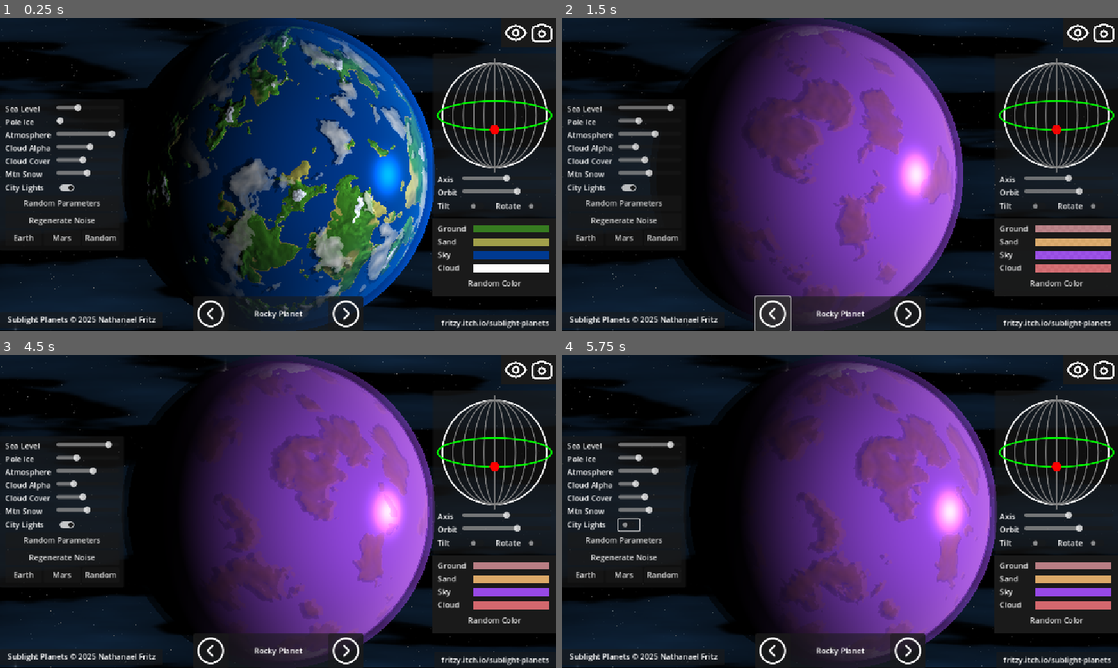
Above: before the commit, frames 1-4 (two rows, left to right).
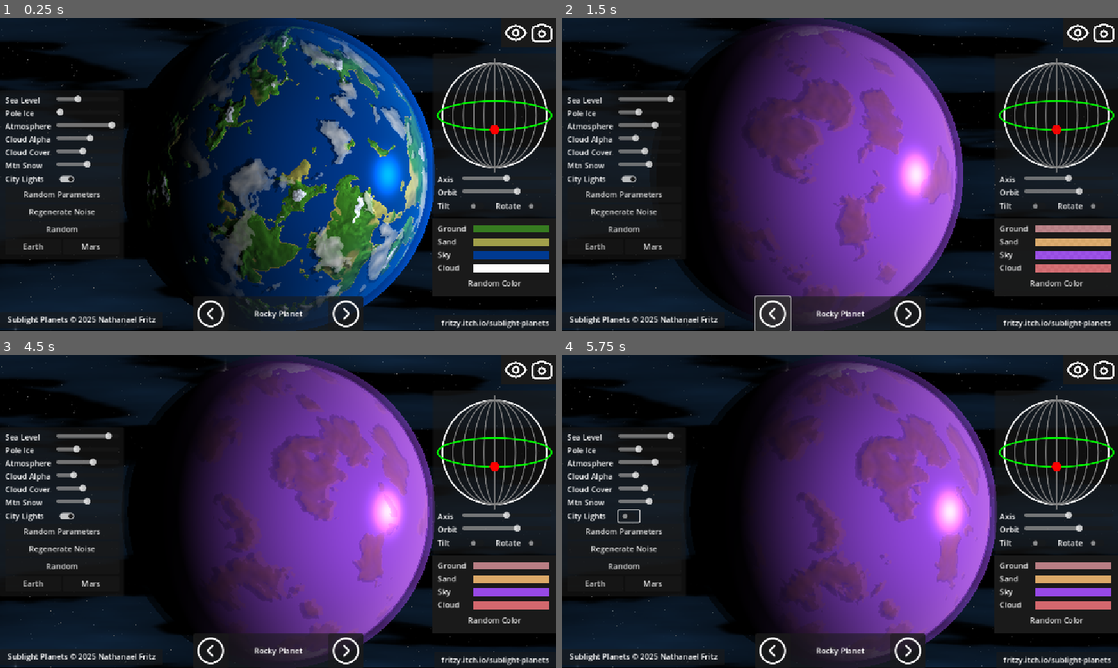
Above: after the commit, the same moments.

Repository: fritzy/sublight-planets
Game: Godot game, scene res://scenes/planet_toy/planet_toy.tscn
The game is run twice, just before and just after one commit, with the same random seed, the same clock (stepped at 60 frames per second) and the same inputs.
Inputs (mouse positions are in pixels of both pictures, inside the frame that each line leads up to; where the layout moved, square brackets give the same spot in the first picture):
- Up to frame 1 (0.25 s): no input
- Up to frame 2 (1.5 s): click "Random" at 0.5 s; click (773, 312) at 1.25 s
- Up to frame 3 (4.5 s): click (344, 649) at 2 s; click (517, 370) at 2.75 s; click (539, 370) at 3.5 s; click (517, 370) at 4.25 s
- Up to frame 4 (5.75 s): click (628, 514) [628, 524] at 5 s

The runs differ from the first frame. In frame 1, 3.6% of the frame differs, in the area x 1-77%, y 3-94%; in frame 2, 3.2%; in frame 3, 3.3%; in frame 4, 3.2%.

Commit message:
keep planets loaded

Diff:
--- a/scenes/celestials/base_celestial_ui.gd
+++ b/scenes/celestials/base_celestial_ui.gd
@@ -9,11 +9,11 @@
 var button_map: Dictionary[BaseButton, Variant] = {}
 
 func _ready() -> void:
+	await get_tree().process_frame
 	_connect_parameter_inputs()
 	_connect_buttons()
 
 func handle_updated_shader_parameters(parameters: Dictionary[StringName, Variant]) -> void:
-	print("shader parameters mass update")
 	for pname in parameters:
 		if not parameter_map.has(pname):
 			continue
--- a/scenes/celestials/gas_giant/gas_giant2.tscn
+++ b/scenes/celestials/gas_giant/gas_giant2.tscn
@@ -40,7 +40,7 @@
 shader_parameter/gas3_texture = ExtResource("2_l2fnt")
 shader_parameter/gas4_texture = ExtResource("3_6cvkf")
 shader_parameter/gas_gradient = ExtResource("5_ptt44")
-shader_parameter/intensity = 0.091
+shader_parameter/intensity = 0.4
 shader_parameter/planet_radius = 0.74
 shader_parameter/sun_pos = Vector2(0.65, 0.5)
 shader_parameter/convexity = 1.0
--- a/scenes/celestials/rocky_planet/rocky_planet.gd
+++ b/scenes/celestials/rocky_planet/rocky_planet.gd
@@ -145,9 +145,8 @@
 	regenerate_clouds()
 	update_inputs()
 
-func regenerate(new_seed: bool = false) -> void:
-	if new_seed:
-		texture_seed = randi()
+func regenerate() -> void:
+	texture_seed = randi()
 	regenerate_ground()
 	regenerate_desert()
 	regenerate_clouds()
@@ -192,7 +191,7 @@
 	}
 	set_shader_values(values)
 	update_inputs()
-	regenerate(true)
+	regenerate()
 
 func generate_mars() -> void:
 	var values := {
@@ -213,12 +212,12 @@
 	}
 	set_shader_values(values)
 	update_inputs()
-	regenerate(true)
+	regenerate()
 
 func generate_random() -> void:
 	randomize_params()
 	randomize_colors()
-	regenerate(true)
+	regenerate()
 
 func set_shader_values(values: Dictionary) -> void:
 	for param in values:
--- a/scenes/celestials/rocky_planet/rocky_planet_ui.gd
+++ b/scenes/celestials/rocky_planet/rocky_planet_ui.gd
@@ -28,6 +28,7 @@
 		%EarthButton: &"generate_earth",
 		%MarsButton: &"generate_mars",
 		%RandomButton: &"generate_random",
+		%ResetButton: &"regenerate",
 		%RandParamsButton: &"randomize_params",
 		%RandColorButton: &"randomize_colors",
 	}
--- a/scenes/celestials/rocky_planet/rocky_planet_ui.tscn
+++ b/scenes/celestials/rocky_planet/rocky_planet_ui.tscn
@@ -152,6 +152,12 @@
 layout_mode = 2
 text = "Regenerate Noise"
 
+[node name="RandomButton" type="Button" parent="ParamPanel/MarginContainer/VBoxContainer"]
+unique_name_in_owner = true
+layout_mode = 2
+size_flags_horizontal = 3
+text = "Random"
+
 [node name="HBoxContainer" type="HBoxContainer" parent="ParamPanel/MarginContainer/VBoxContainer"]
 layout_mode = 2
 
@@ -166,12 +172,6 @@
 layout_mode = 2
 size_flags_horizontal = 3
 text = "Mars"
-
-[node name="RandomButton" type="Button" parent="ParamPanel/MarginContainer/VBoxContainer/HBoxContainer"]
-unique_name_in_owner = true
-layout_mode = 2
-size_flags_horizontal = 3
-text = "Random"
 
 [node name="VBoxContainer" type="VBoxContainer" parent="."]
 layout_mode = 1
--- a/scenes/planet_toy/planet_toy.gd
+++ b/scenes/planet_toy/planet_toy.gd
@@ -4,7 +4,7 @@
 @export var planet_uis: Array[PackedScene]
 var planet_idx := 0
 var planets: Array[Celestial]
-var uis: Array[Node2D]
+var uis: Array[BaseCelestialUI]
 var current_planet: Celestial
 var current_ui: BaseCelestialUI
 
@@ -13,7 +13,8 @@
 	%LeftButton.pressed.connect(_handle_left_planet)
 	%VisibilityButton.pressed.connect(_handle_visibility_button)
 
-	_setup_planet()
+	_load_planets()
+	_show_planet()
 
 func _handle_visibility_button():
 	print(%BaseUI)
@@ -21,19 +22,19 @@
 	%PlanetUI.visible = not %PlanetUI.visible
 
 func _handle_right_planet() -> void:
-	await _move_and_remove(current_planet, 1.0)
+	await _move_and_hide(current_planet, 1.0)
 	planet_idx += 1
 	if planet_idx == planet_carousel.size():
 		planet_idx = 0
-	_load_and_move(1.0)
+	_show_and_move(1.0)
 	print("handle right")
 
 func _handle_left_planet() -> void:
-	await _move_and_remove(current_planet, -1.0)
+	await _move_and_hide(current_planet, -1.0)
 	planet_idx -= 1
 	if planet_idx == -1:
 		planet_idx = planet_carousel.size() - 1
-	_load_and_move(-1.0)
+	_show_and_move(-1.0)
 	print("handle left")
 
 func _input(event):
@@ -43,7 +44,7 @@
 	if event.is_action("exit_game"):
 		get_tree().quit()
 
-func _move_and_remove(planet: Node2D, dir: float) -> void:
+func _move_and_hide(planet: Node2D, dir: float) -> void:
 	%Camera.rotation = 0.0
 	var tween = create_tween()
 	tween.set_ease(Tween.EASE_IN_OUT)
@@ -53,13 +54,10 @@
 	if current_ui != null:
 		tween.tween_property(current_ui, "modulate", Color(1.0, 1.0, 1.0, 0.0), 0.75)
 	await tween.finished
-	planet.queue_free()
-	if current_ui != null:
-		current_ui.queue_free()
-		current_ui = null
+	_hide_planet()
 
-func _load_and_move(dir: float) -> void:
-	_setup_planet()
+func _show_and_move(dir: float) -> void:
+	_show_planet()
 	current_planet.position = Vector2(-dir * 1200.0, 0.0)
 	var tween = create_tween()
 	tween.set_ease(Tween.EASE_IN_OUT)
@@ -71,17 +69,46 @@
 		tween.tween_property(current_ui, "modulate", Color(1.0, 1.0, 1.0, 1.0), 0.75)
 	await tween.finished
 
-func _setup_planet() -> void:
-	current_planet = planet_carousel[planet_idx].instantiate()
+func _load_planets() -> void:
+	for planet_scene: PackedScene in planet_carousel:
+		var planet: Celestial = planet_scene.instantiate()
+		planets.push_back(planet)
+		$Planets.add_child(planet)
+		planet.visible = false
+		planet.set_process_mode(Node.PROCESS_MODE_DISABLED)
+	var pidx := 0
+	for ui_scene: PackedScene in planet_uis:
+		if ui_scene == null:
+			uis.push_back(null)
+			continue
+		var ui: BaseCelestialUI = ui_scene.instantiate()
+		%PlanetUI.add_child(ui)
+		ui.visible = false
+		ui.set_process_mode(Node.PROCESS_MODE_DISABLED)
+		ui.update_axis.connect(_handle_update_axis)
+		ui.update_shader_parameter.connect(_handle_update_shader_parameter)
+		ui.button_pressed.connect(_handle_button_pressed)
+		planets[pidx].updated_shader_parameters.connect(ui.handle_updated_shader_parameters)
+		uis.push_back(ui)
+		pidx += 1
+
+func _show_planet() -> void:
+	current_planet = planets[planet_idx]
+	current_planet.visible = true
+	current_planet.set_process_mode(Node.PROCESS_MODE_INHERIT)
 	%PlanetNameLabel.text = current_planet.celestial_name
-	$Planets.add_child(current_planet)
-	if planet_uis[planet_idx] != null:
-		current_ui = planet_uis[planet_idx].instantiate()
-		%PlanetUI.add_child(current_ui)
-		current_ui.update_axis.connect(_handle_update_axis)
-		current_ui.update_shader_parameter.connect(_handle_update_shader_parameter)
-		current_ui.button_pressed.connect(_handle_button_pressed)
-		current_planet.updated_shader_parameters.connect(current_ui.handle_updated_shader_parameters)
+	if uis[planet_idx] != null:
+		current_ui = uis[planet_idx]
+		current_ui.visible = true
+		current_ui.set_process_mode(Node.PROCESS_MODE_INHERIT)
+
+func _hide_planet() -> void:
+	current_planet.visible = false
+	current_planet.set_process_mode(Node.PROCESS_MODE_DISABLED)
+	if current_ui != null:
+		current_ui.visible = false
+		current_ui.set_process_mode(Node.PROCESS_MODE_DISABLED)
+		current_ui = null
 
 func _handle_update_axis(axis: float) -> void:
 	%Camera.rotation = axis
